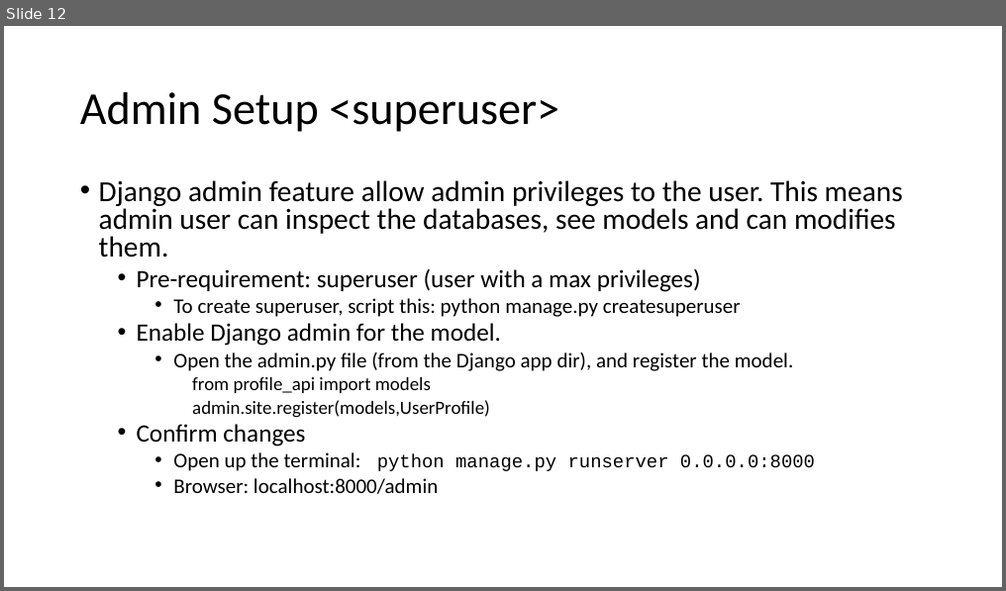
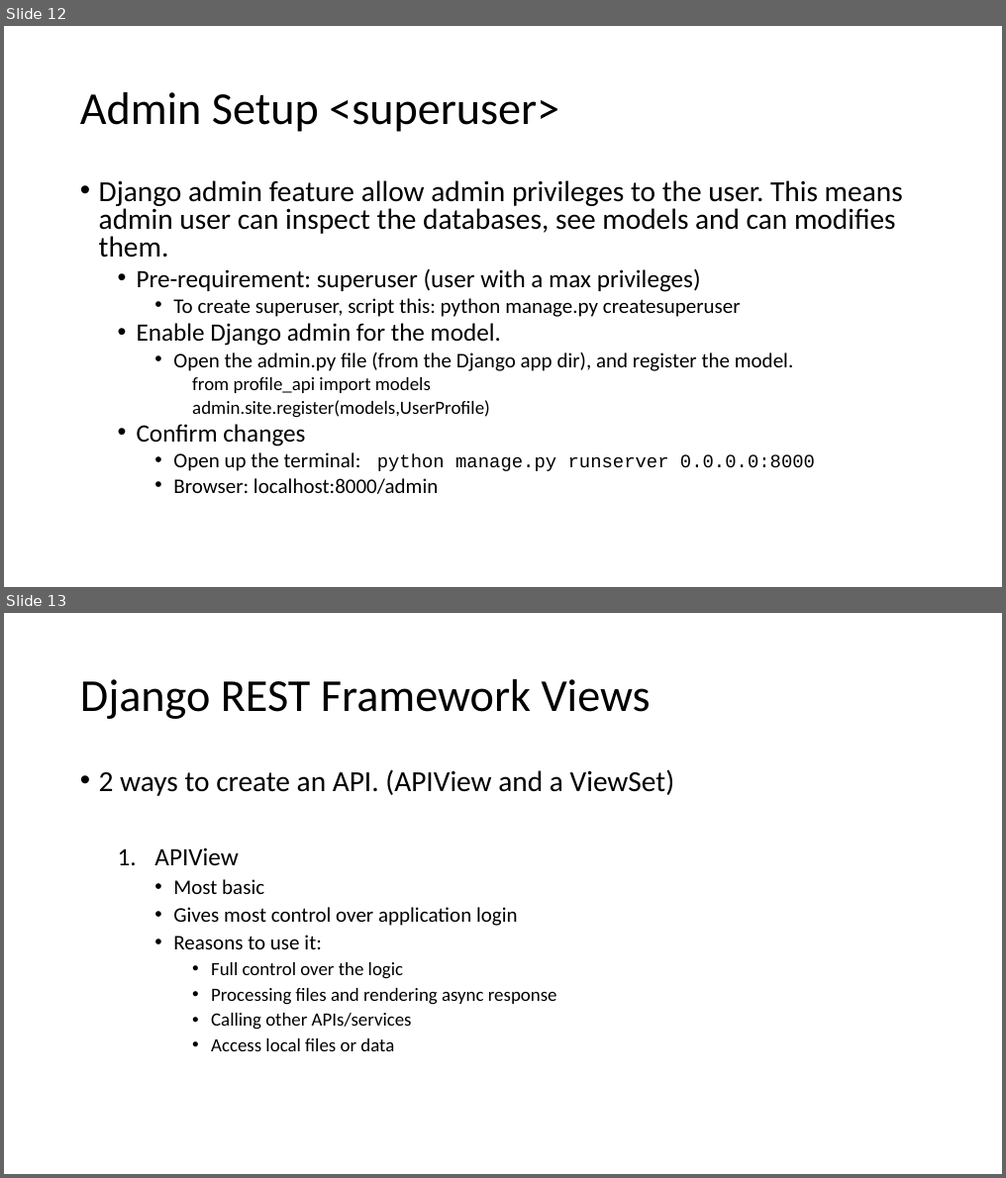
Before and after one commit to Smit24-git/profiles-rest-api, a slide deck: setup.pptx. Shown one above the other, each under a label of ours: slide 12 before the commit, slides 12 and 13 after it. The pictures are 1006x591 and 1006x1178 pixels, drawn with LibreOffice and Linux fonts; fonts in the diff are those of the drawing. Boxes give left, top, right and bottom in pixels: in the first picture for what was removed or moved away, otherwise in the second. Text is boxed around its words. In the diff, an @@ line names an element or a change of style, - is before the commit and + after.

Commit message:
added hello api view

```diff
--- a/setup.pptx
+++ b/setup.pptx
@@ slide 13 added at [4, 613, 1002, 1174], background #FFFFFF @@
@@ title added at [80, 679, 650, 719], 44 pt, text #000000 @@
+Django REST Framework Views
@@ text added at [99, 769, 675, 1052], 18 pt, text #000000 @@
+• 2 ways to create an API. (APIView and a ViewSet)
+  1. APIView
+    • Most basic
+    • Gives most control over application login
+    • Reasons to use it:
+      • Full control over the logic
+      • Processing files and rendering async response
+      • Calling other APIs/services
+      • Access local files or data
```
Also in this commit, not shown: 1 other slide added, 3 other files.
